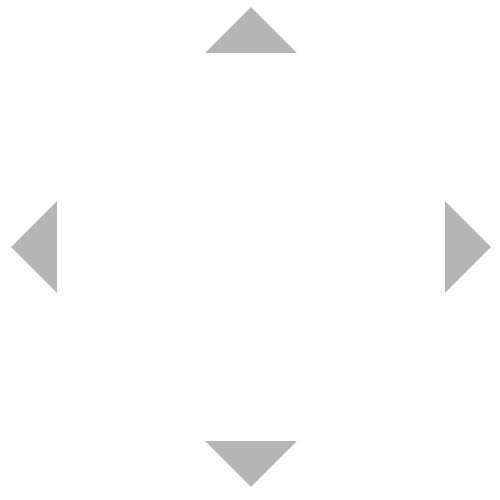
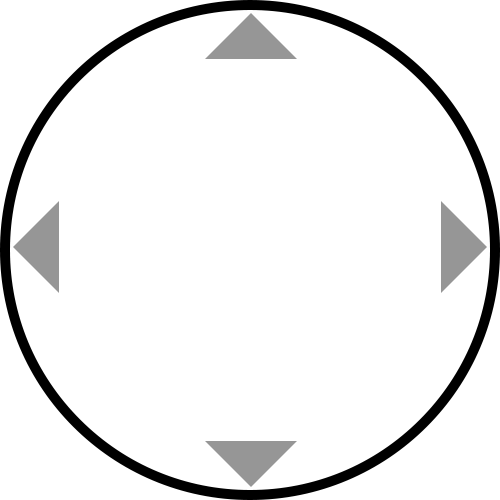
Layers edited between the first and the second 500 x 500 image:
"Triangle 1 copy 2": opacity 29% → 100%, painted on it over [11, 201, 59, 293]
"Triangle 1 copy 3": opacity 29% → 100%, painted on it over [441, 201, 491, 293]
"Triangle 1 copy": opacity 29% → 100%, painted on it over [205, 441, 297, 487]
"Triangle 1": opacity 29% → 100%, painted on it over [205, 7, 297, 59]
painted on "Ellipse 1" over [0, 0, 500, 500]
